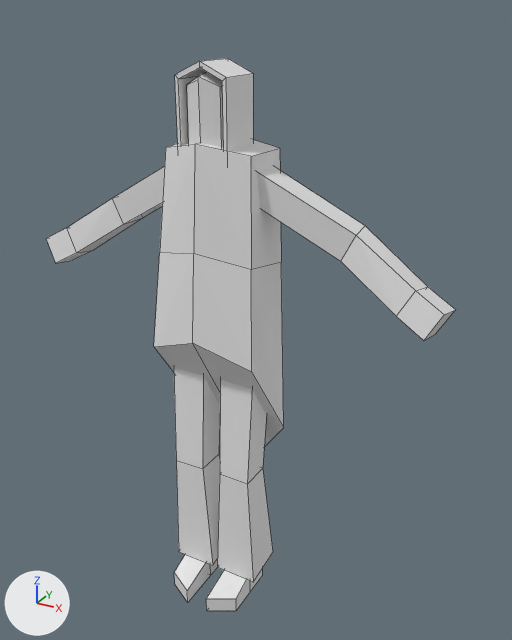
Before and after pictures for a commit that changed the Blender file skarbnik-himself.blend.
Rendered twice from a 50 mm lens placed at (1.2, -1.923, 2.114), pointed at (0.086, 0.104, 1.1). Lighting does not change. The marker at lower left points along +X, +Y and +Z. Mesh edges are drawn as thin lines.
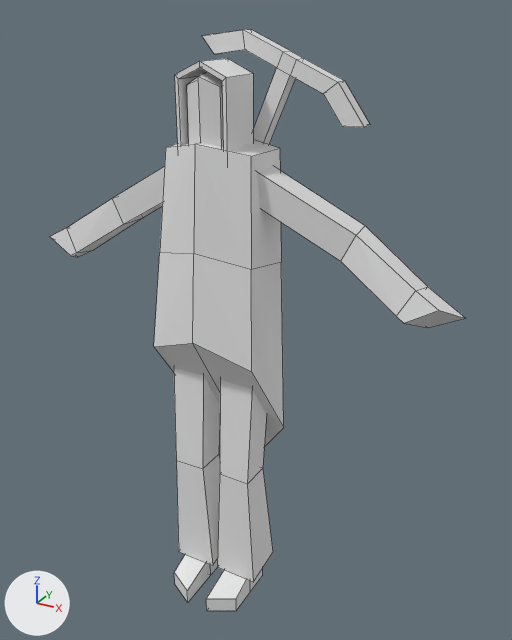
Where the change shows, as pixel boxes [x1, y1, x2, y2] in the pictures (512 x 640 px; the box of a moved part takes in the faces that stretch with it):
'Cube', reshaped
    before: [46, 58, 455, 611]
    after: [50, 58, 465, 611]
'Cube.001', added
    after: [202, 29, 370, 145]
part 1 of me_cube, moved or reshaped
    before: [46, 228, 455, 340]
    after: [50, 228, 465, 328]

Edits to the bpy script that builds the scene:
```text
Change me_cube:
    where me_cube.from_pydata(...)  # 78 vertices, 56 faces; spans x 0.0..0.78, y -0.23..0.24, z -1.08..0.9
    used by ob_cube; location = (0.0, 0.012, 1.072)
    me_cube part 1
    me_cube.vertices[48].co: (0.72, -0.04, 0.15) -> (0.65, -0.02, 0.18)  # pixel (423, 340) -> pixel (403, 323)
    me_cube.vertices[49].co: (0.73, 0.06, 0.13) -> (0.7, 0.07, 0.14)  # pixel (435, 334) -> pixel (427, 327)
    me_cube.vertices[50].co: (0.77, -0.02, 0.23) -> (0.75, -0.02, 0.24)  # pixel (444, 314) -> pixel (438, 310)
    me_cube.vertices[51].co: (0.78, 0.07, 0.21) -> (0.81, 0.07, 0.2)  # pixel (455, 309) -> pixel (465, 318)
Add me_cube_001:
    me_cube_001.from_pydata(...)  # 28 vertices, 26 faces; spans x -0.221..0.447, y 0.095..0.145, z -0.014..0.983
Add ob_cube_001:
    ob_cube_001 = bpy.data.objects.new('Cube.001', me_cube_001)
    ob_cube_001.location = (0.0, 0.012, 1.072)
```
